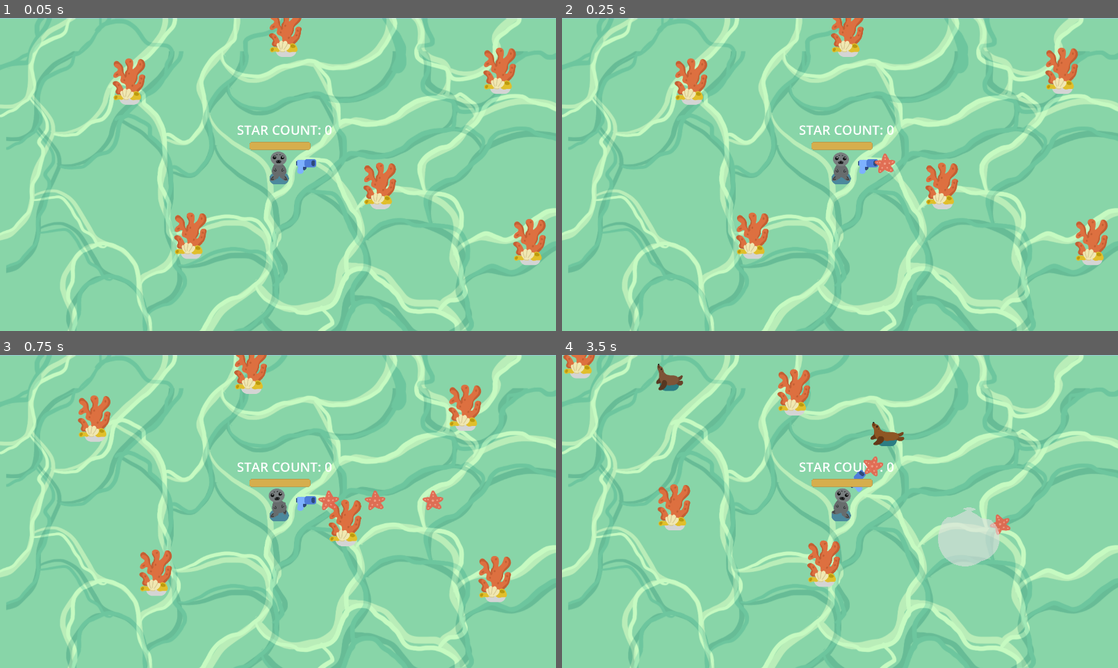
Above: before the commit, frames 1-4 (two rows, left to right).
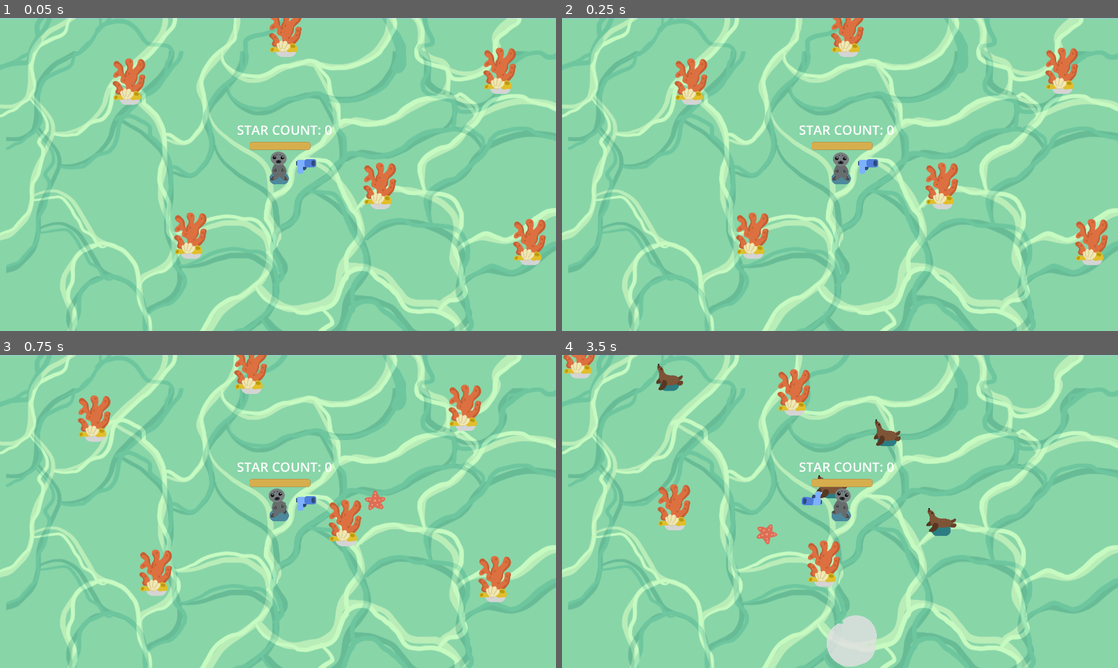
Above: after the commit, the same moments.

Repository: j-j4y/game_dev
Game: Godot game, scene res://seals_game.tscn
Same seed, same stepped clock (60 frames per second), same inputs: the game is played once before the commit and once after it.
Inputs:
- Up to frame 1 (0.05 s): no input
- Up to frame 2 (0.25 s): no input
- Up to frame 3 (0.75 s): hold D (move_right) from 0.53 s (still down)
- Up to frame 4 (3.5 s): release D (move_right) at 1.28 s; hold S (move_down) 1.28-2.03 s; hold D (move_right) 2.03-2.78 s; hold W (move_up) from 2.78 s (still down)

Frame 1 is identical in both runs. In frame 2, 0.1% of the frame differs, in the area x 56-60%, y 43-50%; in frame 3, 0.3%; in frame 4, 3.5%, in the area x 35-81%, y 20-100%.

Commit message:
added weapon speed upgrade

Diff:
--- a/2d-project-assets/gun.gd
+++ b/2d-project-assets/gun.gd
@@ -19,4 +19,8 @@
 
 func _on_timer_timeout() -> void:
 	shoot()
-	#$Timer.wait_time = 0.4
+
+
+
+func _on_weapon_upgrade_timeout() -> void:
+		$Timer.set_wait_time(.15)
--- a/2d-project-assets/gun.tscn
+++ b/2d-project-assets/gun.tscn
@@ -25,7 +25,7 @@
 position = Vector2(25, -10)
 
 [node name="Timer" type="Timer" parent="." unique_id=809885778]
-wait_time = 0.2
+wait_time = 0.4
 autostart = true
 
 [connection signal="timeout" from="Timer" to="." method="_on_timer_timeout"]
--- a/2d-project-assets/player.tscn
+++ b/2d-project-assets/player.tscn
@@ -70,4 +70,11 @@
 shape = SubResource("CircleShape2D_omhhf")
 debug_color = Color(0.87880254, 0.07334187, 0.8030468, 0.41960785)
 
+[node name="WeaponUpgrade" type="Timer" parent="." unique_id=1869469792]
+unique_name_in_owner = true
+wait_time = 3.0
+one_shot = true
+autostart = true
+
 [connection signal="area_entered" from="CoinShapeArea" to="." method="_on_coin_shape_area_area_entered"]
+[connection signal="timeout" from="WeaponUpgrade" to="Gun" method="_on_weapon_upgrade_timeout"]
